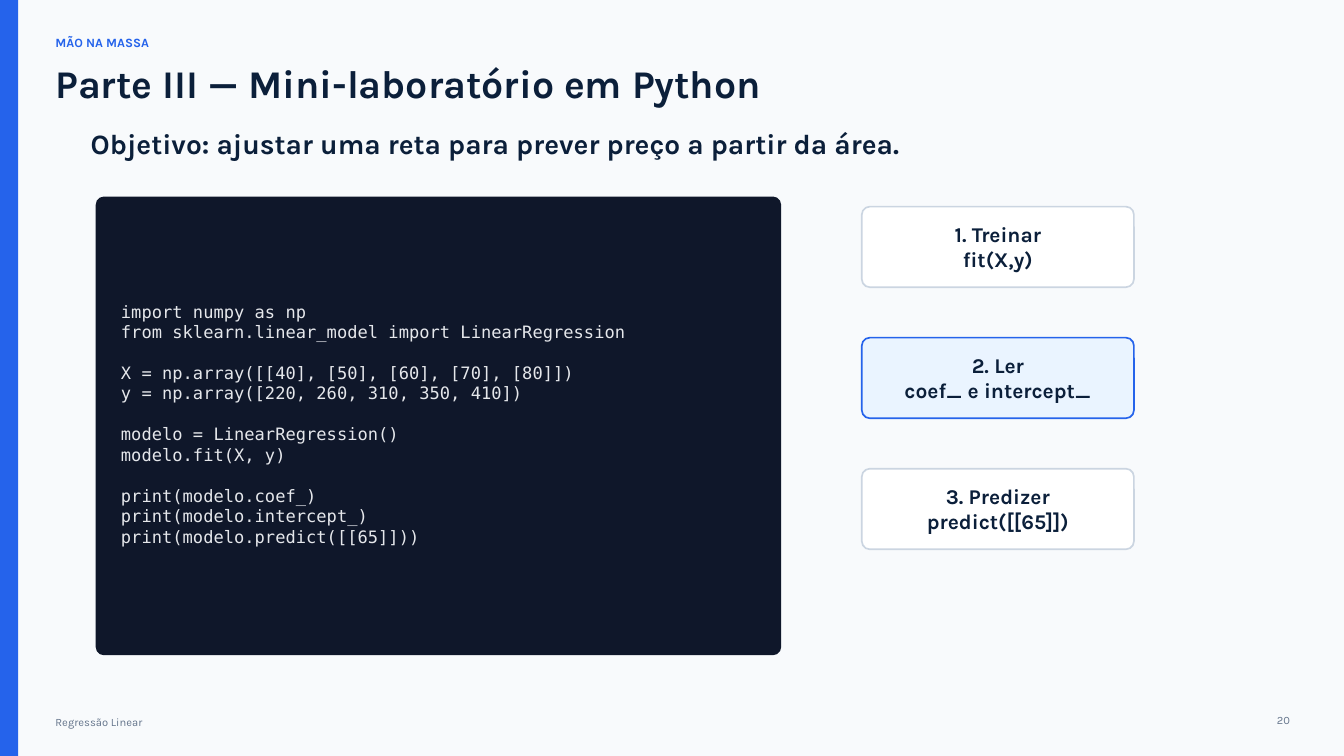
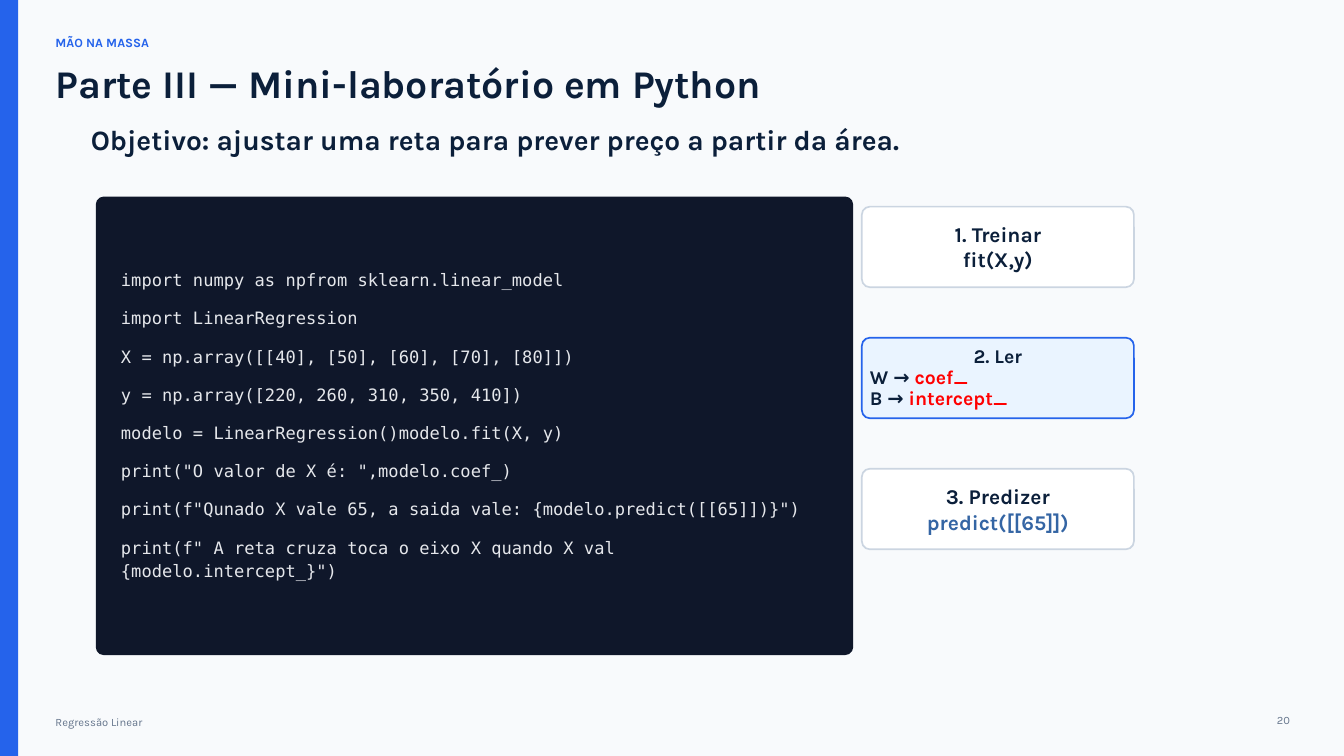
Before and after one commit to bruno-antonio-marques/2026-2-gestao-e-analise-de-dados-exercicios, a slide deck: slide 24 of 03-2026-08-25-coleta_de_dados_e_regressao_linear/aula_regressao_linear.pptx. Drawn at 1344x756 pixels with LibreOffice and Linux fonts; fonts in the diff are those of the drawing. Boxes give left, top, right and bottom in pixels: in the first picture for what was removed or moved away, otherwise in the second. Text is boxed around its words. In the diff, an @@ line names an element or a change of style, - is before the commit and + after.

Commit message:
2026-08-19 02

```diff
--- a/03-2026-08-25-coleta_de_dados_e_regressao_linear/aula_regressao_linear.pptx
+++ b/03-2026-08-25-coleta_de_dados_e_regressao_linear/aula_regressao_linear.pptx
@@ text "Objetivo: ajustar uma reta para ..." at (91, 128, 899, 157): line spacing 1 to 0.9 @@
@@ rounded rectangle: place and size @@
-rounded rectangle at (96, 197, 781, 655)
+rounded rectangle at (96, 197, 853, 655)
@@ text at (121, 273, 564, 328): text changed @@
-import numpy as np
-from sklearn.linear_model import LinearRegression
+import numpy as npfrom sklearn.linear_model
+import LinearRegression
@@ text at (121, 350, 574, 405): line spacing 1 to 1.15; more space between paragraphs @@
@@ text at (974, 350, 1022, 364): size 15 to 13.9 pt in "2. Ler"; line spacing 1 to 0.9 @@
@@ text at (870, 370, 1008, 410): text changed; size 15 to 13.9 pt; text colour #0B1F3A to #FF0000 @@
-coef_ e intercept_
+W → coef_
+B → intercept_
@@ text at (121, 426, 801, 581): text changed @@
-modelo = LinearRegression()
-modelo.fit(X, y)
-print(modelo.coef_)
-print(modelo.intercept_)
-print(modelo.predict([[65]]))
+modelo = LinearRegression()modelo.fit(X, y)
+print("O valor de X é: ",modelo.coef_)
+print(f"Qunado X vale 65, a saida vale: {modelo.predict([[65]])}")
+print(f" A reta cruza toca o eixo X quando X val {modelo.intercept_}")
@@ text "3. Predizer" at (927, 489, 1069, 535): text colour #0B1F3A to #3465A4 in "predict([[65]])" @@
```
Also in this commit, not shown: 22 other slides changed, 2 slides added, 1 slide removed.
